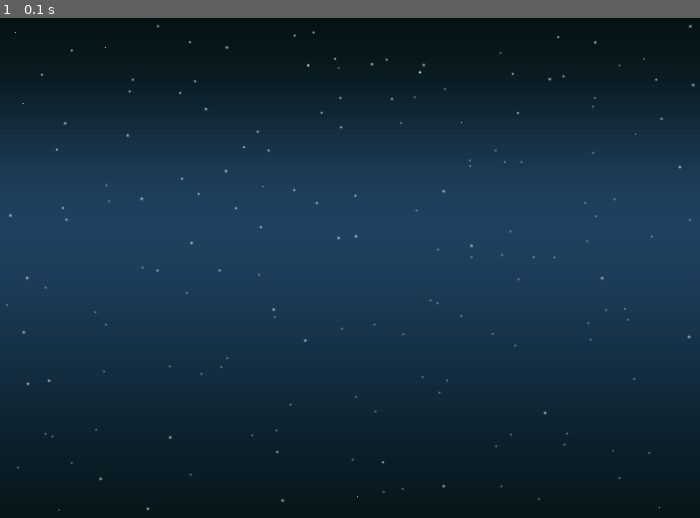
Above: before the commit, frame 1.
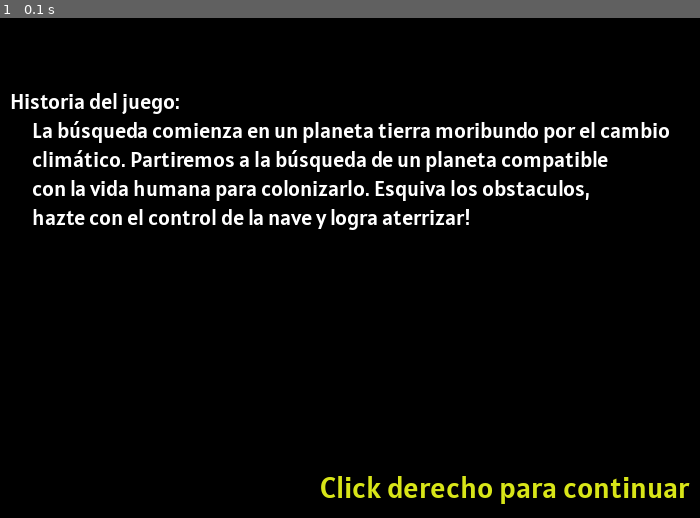
Above: after the commit, the same moment.

Repository: anbreaker/theQuestGamePyGame
Game: pygame game, started from mostrar_historia.py
Two runs of this game, one before a commit and one after it. Both use one fixed random seed, a clock stepped at 60 frames per second and the inputs below.
Inputs:
- Up to frame 1 (0.1 s): no input

The runs differ from the first frame. In frame 1, 95% of the frame differs, in the area x 0-100%, y 1-100%.

Commit message:
mostrar historia no muestra fondo correctamente.

Diff:
--- a/mostrar_historia.py
+++ b/mostrar_historia.py
@@ -24,7 +24,7 @@
         self.display = pygame.display
         # Establecemos el largo y ancho de la pantalla.
         self.dimensiones = [700, 500]
-        self.pantalla = pygame.display.set_mode(self.dimensiones)
+        self.pantalla = pygame.display.set_mode((700,500))
 
         # Inicializacion de la imagen de fondo de la pantalla (sin efecto alpha)
         self.fondo_pantalla = pygame.image.load('resources/images/background.png').convert()
@@ -39,16 +39,8 @@
         # Devuelve la altura en píxeles para distancia "ideal" entre líneas de texto con la fuente.
         self.fd_linesize = self.fuente_descripciones.get_linesize()
 
-        # Iteramos hasta que el usuario haga click sobre el botón de salida.
-        # Condicion de salida del bucle principal
-        self.salir = False
-
         # Gestionamos como de rápido actualiza la pantalla
         self.reloj = pygame.time.Clock()
-
-        self.mostrar_instrucciones = True  # Bandera para condicion
-        self.pagina_de_instrucciones = 1   # Bandera
-
 
         # Introduccion al juego:
         # Texto por lineas y posicion en pantalla
@@ -81,14 +73,17 @@
         # Actualizamos la pantalla con lo que hemos dibujado.
         pygame.display.flip()
 
-        # Bucle Principal del Programa -----------
-        salir = False
-        while not salir:
+        # Bucle Principal del Programa y condicion de salida del bucle
+        self.salir = False
+        while not self.salir:
             for evento in pygame.event.get():  # El usuario hace algo
                 if evento.type == pygame.QUIT:  # Si el usuario hace click en cerrar
-                    salir = True
-            # Limpia la pantalla y coloca el fondo
-            self.pantalla.blit(self.fondo_pantalla, (0, 0))
+                    self.salir = True
+
+        # Limpia la pantalla y coloca el fondo
+        self.pantalla.blit(self.fondo_pantalla, (0, 0))
+        # Actualizamos la pantalla con lo dibujado.
+        pygame.display.flip()
 
         # Para salir correctamente de la aplicacion y cierre todos los procesos
         pygame.quit()
